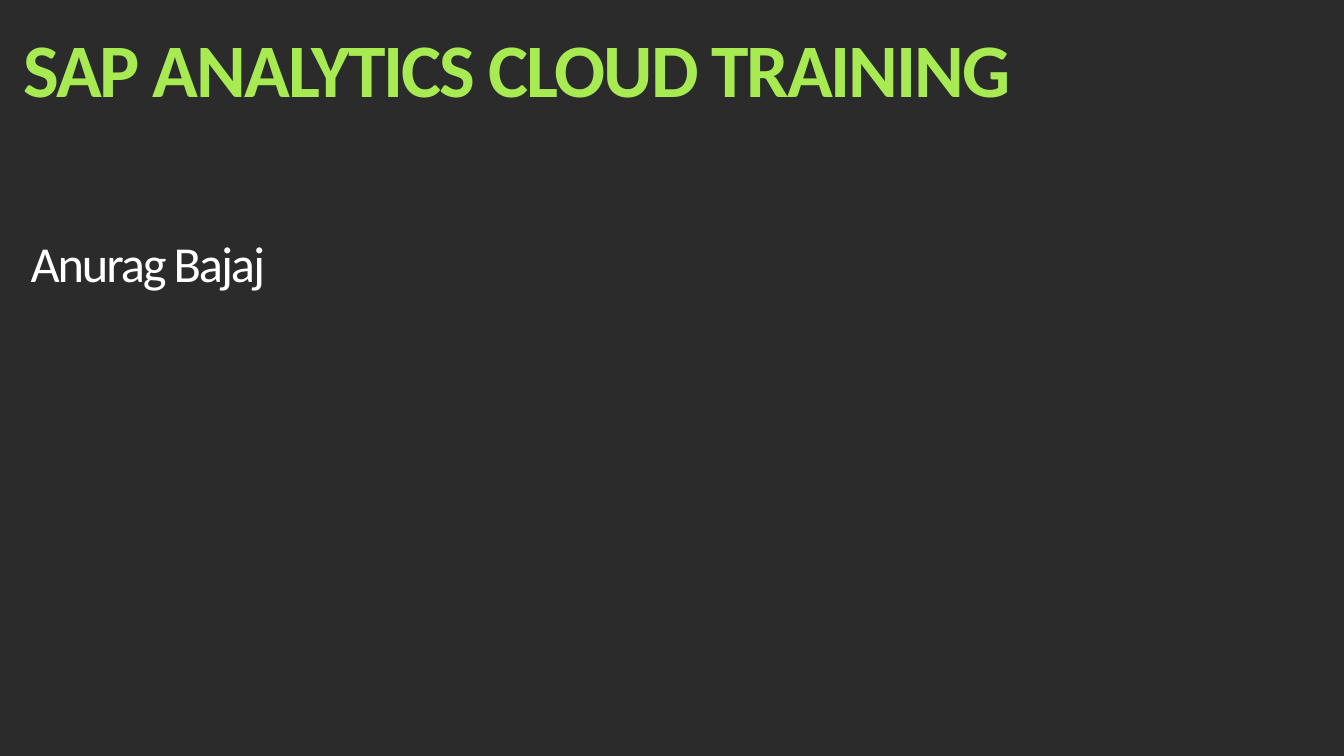
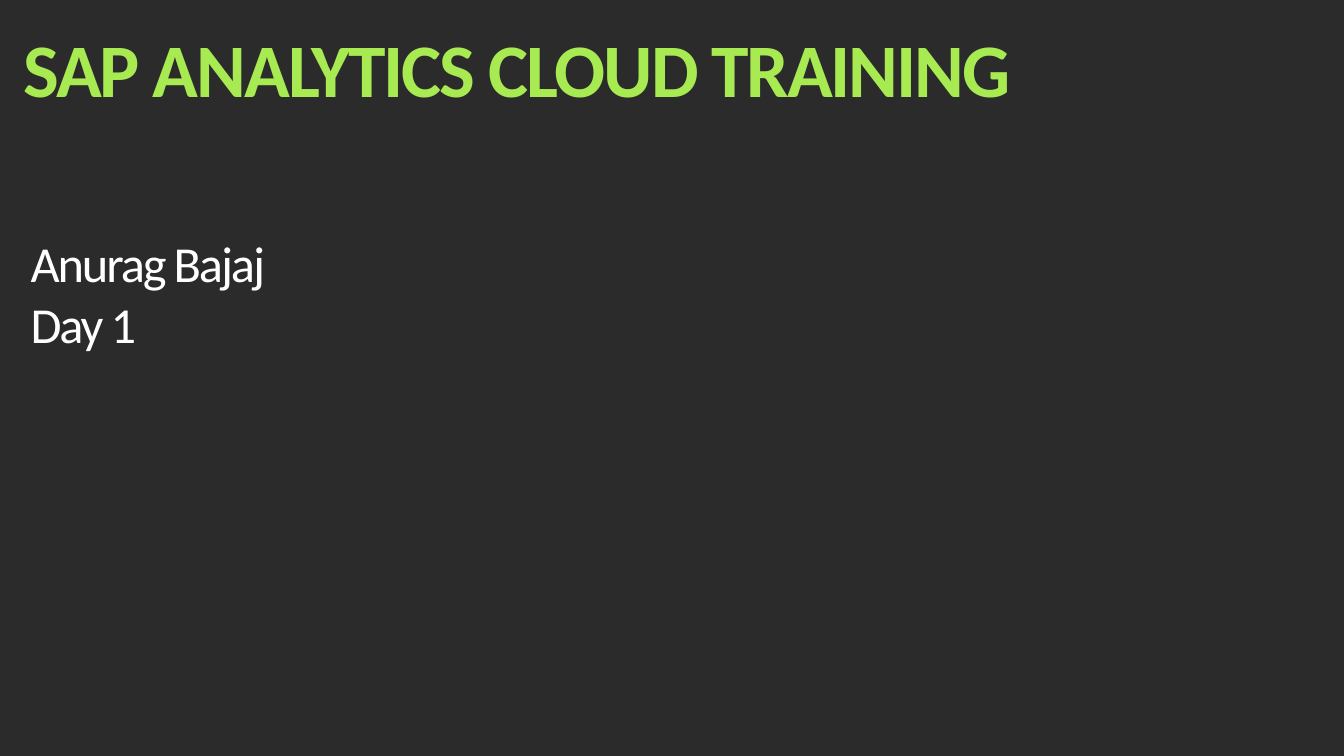
Before and after one commit to samui5/saccorptraining, a slide deck: slide 1 of day 1/SAC_Training Day 1.pptx. Drawn at 1344x756 pixels with LibreOffice and Linux fonts; fonts in the diff are those of the drawing; background and template pictures are left out; a plain dark background stands for a picture behind light text. Boxes give left, top, right and bottom in pixels: in the first picture for what was removed or moved away, otherwise in the second. Text is boxed around its words. In the diff, an @@ line names an element or a change of style, - is before the commit and + after.

```diff
--- a/day 1/SAC_Training Day 1.pptx
+++ b/day 1/SAC_Training Day 1.pptx
@@ text at [31, 310, 137, 351]: paragraph added @@
+Day 1
```
Also in this commit, not shown: 1 other slide changed, 4 other files.
